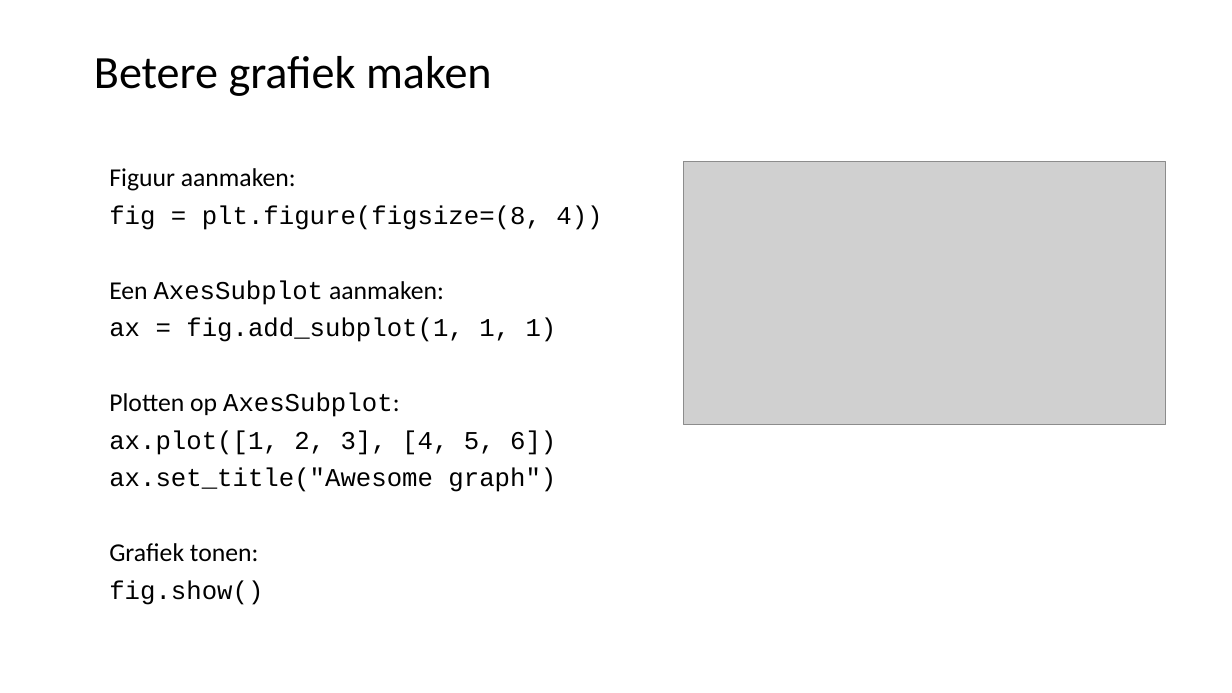
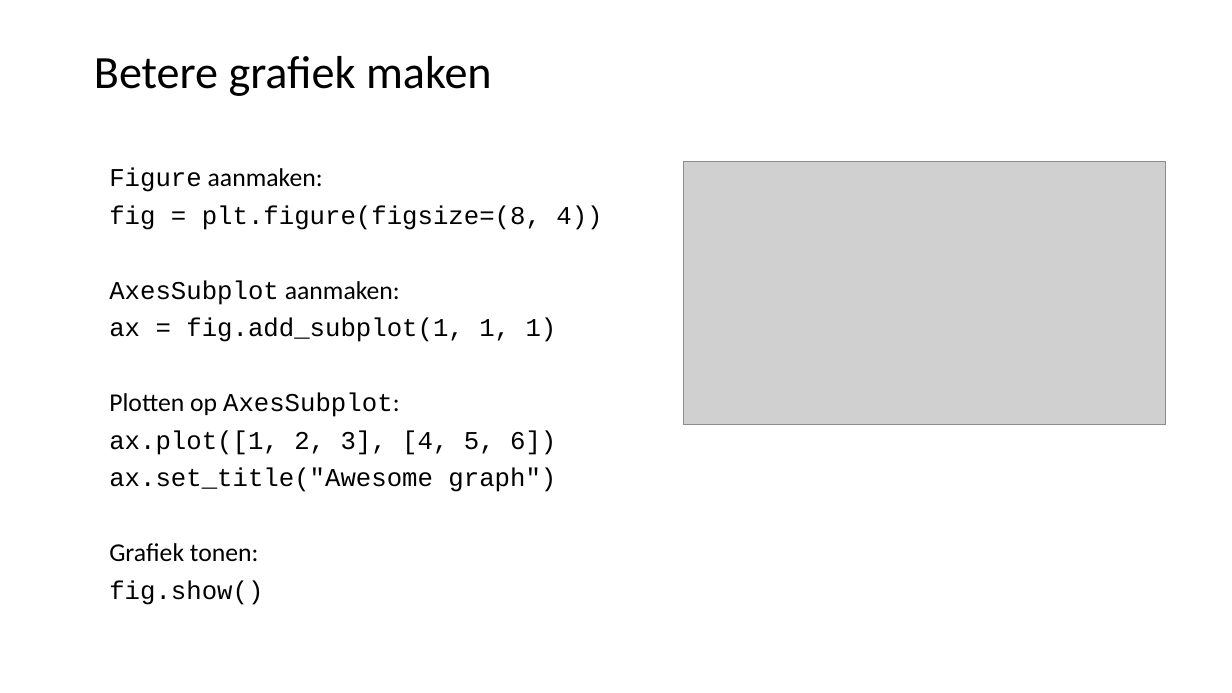
Before and after one commit to LFKoning/knowledge-sharing, a slide deck: slide 23 of python_trainees/3_pandas_plotting/python_traineeship_3.pptx. Drawn at 1232x693 pixels with LibreOffice and Linux fonts; fonts in the diff are those of the drawing; grey boxes stand for pictures. Boxes give left, top, right and bottom in pixels: in the first picture for what was removed or moved away, otherwise in the second. Text is boxed around its words. In the diff, an @@ line names an element or a change of style, - is before the commit and + after.

```diff
--- a/python_trainees/3_pandas_plotting/python_traineeship_3.pptx
+++ b/python_trainees/3_pandas_plotting/python_traineeship_3.pptx
@@ text at (109, 168, 323, 192): text changed @@
-Figuur aanmaken:
+Figure aanmaken:
@@ text at (109, 280, 400, 305): text changed; font Calibri to Courier New @@
-Een AxesSubplot aanmaken:
+AxesSubplot aanmaken:
```
Also in this commit, not shown: 8 other slides changed, 6 other files.
